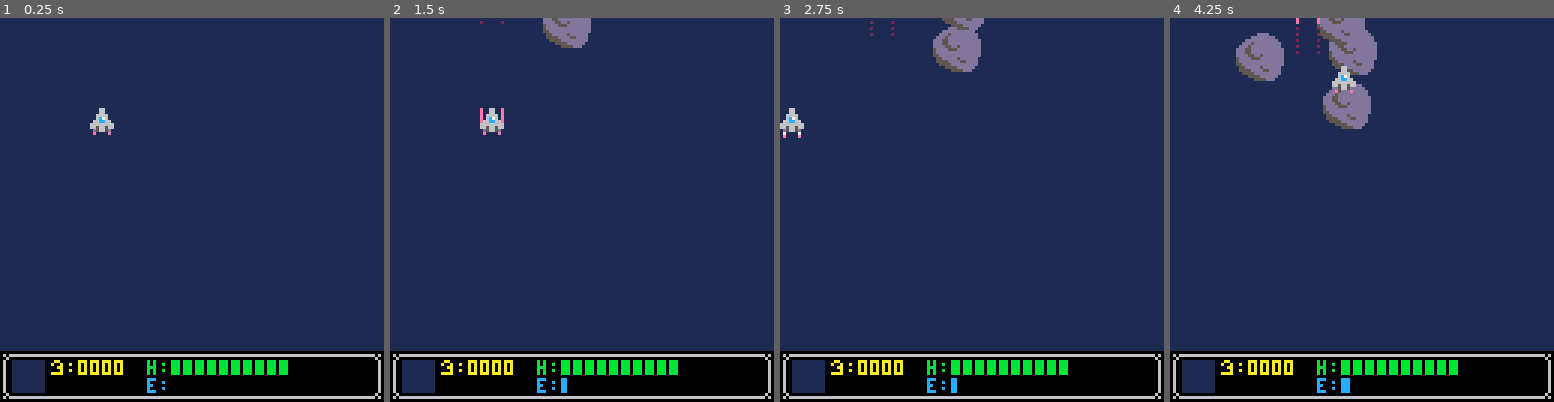
Above: before the commit, frames 1-4 (left to right).
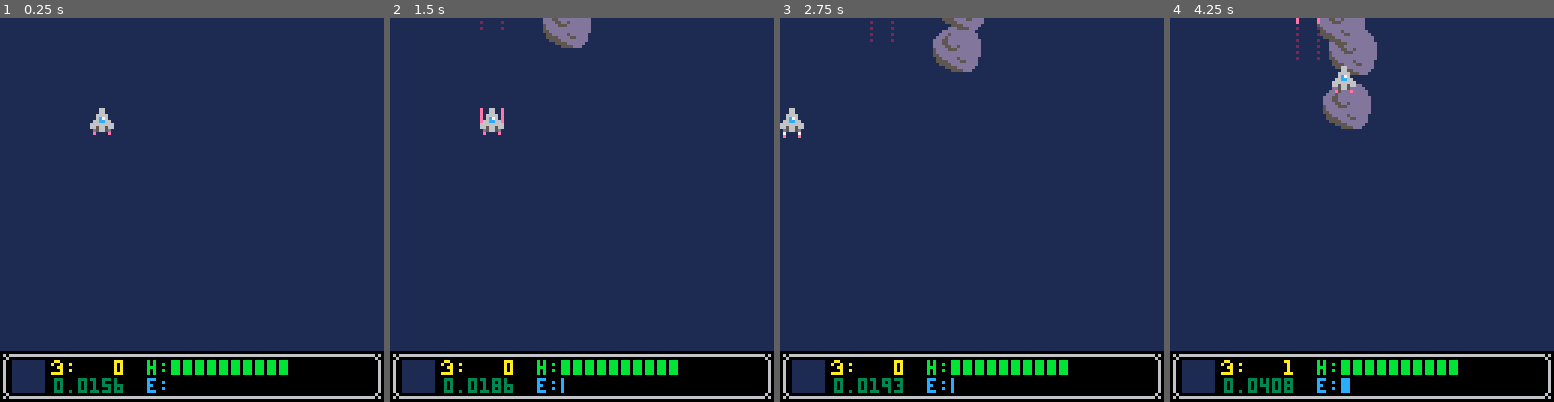
Above: after the commit, the same moments.

Repository: sgilhuly/SHUUT
Game: PICO-8 cartridge shuut.p8
The game is run twice, just before and just after one commit, with the same random seed, the same clock (stepped at 60 frames per second) and the same inputs.
Inputs:
- Up to frame 1 (0.25 s): no input
- Up to frame 2 (1.5 s): tap O (Z key) at 0.33, 0.7, 1.43 s; tap X (X key) at 1.07 s
- Up to frame 3 (2.75 s): hold Left 1.97-2.37 s; tap X (X key) at 2.07, 2.4, 2.73 s; tap O (Z key) at 2.22 s; hold Down from 2.42 s (still down)
- Up to frame 4 (4.25 s): release Down at 2.82 s; hold Right 2.87-3.53 s; tap X (X key) every 0.33 s from 3.07 to 4.07 s; tap O (Z key) at 3.1, 3.98 s; hold Up 3.58-4.08 s; hold Right from 4.13 s (still down)

The runs differ from the first frame. In frame 1, 0.5% of the frame differs, in the area x 14-33%, y 89-98%; in frame 2, 0.6%; in frame 3, 0.6%; in frame 4, 1.9%, in the area x 14-40%, y 3-98%.

Commit message:
Restructure object definition, class structure

Diff:
--- a/shuut.p8
+++ b/shuut.p8
@@ -3,64 +3,50 @@
 __lua__
 -- asdf
 
-px = 30
-py = 30
-ps = 2
-pcharge = 0.25  -- min 0.25 to line up ui meter
-php = 10
-ymax = 128-17
-
-cooldown = 0
-max_cooldown = 10
-paused = false
-rock_counter = 0
+is_debug=true
+
+ymax=128-17
+max_cooldown=10
+
+paused=false
+rock_counter=0
 
 function _init()
- bullet = {}
- rock = {}
- smoke = {}
- part = {}
+ object={}
+ -- player singleton
+ p=make_object(1,30,30)
 end
 
 function _update()
- if (btnp(5)) paused = not paused
+ if (is_debug and btnp(5)) paused=not paused
  if (paused and not btnp(4)) return
 
- ps = 4
- if (btn(4)) ps = 2
- if (btn(0)) px -= ps
- if (btn(1)) px += ps
- if (btn(2)) py -= ps
- if (btn(3)) py += ps
- px = clamp(px,0,120)
- py = clamp(py,0,ymax-10)
-
- foreach(bullet, move_bullet)
- foreach(rock, move_rock)
- foreach(smoke, move_smoke)
- foreach(part, move_part)
-
- for b in all(bullet) do
-  for r in all(rock) do
-   -- aabb(b, r)
-   if (sphere_col(b,r)) then
-    b.hp-=1
-    r.hp-=1
-   end
-   if (b.hp <= 0) kill_bullet(b)
-   if (r.hp <= 0) kill_rock(r)
-  end
- end
-
- if (cooldown > 0) then
-  cooldown -= 1
+ local ps=2
+ if (not btn(4)) ps*=2
+ if (btn(0)) p.x-=ps
+ if (btn(1)) p.x+=ps
+ if (btn(2)) p.y-=ps
+ if (btn(3)) p.y+=ps
+ p.x=clamp(p.x,0,120)
+ p.y=clamp(p.y,0,ymax-10)
+
+ for a in all(object) do
+  a:move()
+ end
+
+ check_collisions()
+
+ if (p.cooldown>0) then
+  p.cooldown-=1
  elseif (btn(4)) then
-  make_bullet(px, py)
-  make_bullet(px+7, py)
-  cooldown = max_cooldown
- end
- if (not btn(4) and pcharge<10) pcharge += .02
-
+  make_bullet(p.x, p.y)
+  make_bullet(p.x+7, p.y)
+  p.cooldown=max_cooldown
+ end
+ if (not btn(4) and p.charge<10) p.charge+=.02
+
+ -- add 1-2 to counter
+ -- to approximate normal distribution
  rock_counter+=1+rnd()
  if (rock_counter>20) then
   make_rock()
@@ -70,11 +56,10 @@
 
 function _draw()
  cls(1)
- foreach(rock, draw_rock)
- foreach(smoke, draw_smoke)
- foreach(part, draw_part)
- foreach(bullet, draw_bullet)
- draw_player()
+ for a in all(object) do
+  a:draw()
+ end
+ draw_player(p)
 
  -- draw ui
  -- ui is 17 pixels tall
@@ -95,135 +80,216 @@
 
  -- hud contents
  spr(5,17,114)
- print(":0000",22,114,10)
+ print(":",22,114,10)
+ local s=tostr(p.gold)
+ print(s,42-4*#s,114,10)
+ print(tostr(stat(1)),18,120,3)
  print("h:",49,114,11)
  print("e:",49,120,12)
 
  -- meters
  -- block fill pattern
  fillp(0x8888)
- rectfill(56,114,56+php*4,118,11)
+ rectfill(56,114,56+p.hp*4,118,11)
  color(12)
- if (pcharge>=10) color(7)
- rectfill(56,120,55+min(pcharge,10)*4,124)
+ if (p.charge>=10) color(7)
+ rectfill(56,120,55+clamp(p.charge,.25,10)*4,124)
  fillp()
-
-end
+end
+
+function check_collisions()
+ -- objects that ran out of hp in the check
+ -- instead of calling del or kill in loop
+ local to_kill={}
+
+ -- TODO: more efficient?
+ for i=1,#object do
+  for j=i+1,#object do
+   local a=object[i]
+   local b=object[j]
+   if (collides(a) and collides(b) and (a.c_flag&b.c_hits!=0)) then
+    if (sphere_col(a,b)) then
+     a.hp-=b.dmg
+     b.hp-=a.dmg
+     if (a.hp<=0) add(to_kill,a)
+     if (b.hp<=0) add(to_kill,b)
+    end
+   end
+  end
+ end
+
+ for a in all(to_kill) do
+  a:kill()
+  del(object,a)
+ end
+end
+
+function collides(a)
+ -- note: 0 evaluates to true!
+ return (a.hp>0 and a.c_flag!=0)
+end
+
+
+-- for b in all(bullet) do
+--  for r in all(rock) do
+--   if (sphere_col(b,r)) then
+--    b.hp-=1
+--    r.hp-=1
+--   end
+--   if (b.hp <= 0) kill_bullet(b)
+--   if (r.hp <= 0) kill_rock(r)
+--  end
+-- end
 
 -->8
 -- wa
 
-bullets = {}
-
-function draw_player()
- spr(1, px, py)
-
+function draw_player(a)
  -- draw engine lights
- color(14)
- if (time()%0.4<0.2) then
-  line(px+1, py+9, px+1, py+9)
-  line(px+6, py+9, px+6, py+9)
-  color(7)
- end
- line(px+1, py+8, px+1, py+8)
- line(px+6, py+8, px+6, py+8)
-end
-
-function draw_bullet(b)
- --pset(b.x, b.y, 11)
- line(b.x, b.y, b.x, b.y+b.h-1, 14)
- --line(b.x, b.y+4, b.x, b.y+7, 3)
-end
-
-function move_bullet(b)
- b.y -= 4
-
- for y=5,7,2 do
-  make_smoke(b.x, b.y+y, 2, 4)
- end
-
- if (b.y < -4) del(bullet, b)
-end
-
-function draw_smoke(s)
- pset(s.x, s.y, s.c)
-end
-
-function draw_part(p)
- spr(p.f, p.x, p.y)
-end
-
-function move_smoke(s)
- s.x+=s.dx
- s.y+=s.dy
- s.t -= 1
- if (s.t <= 0) del(smoke, s)
-end
-
-function move_part(p)
- p.f += p.df
- p.t -= 1
- if (p.t <= 0) del(part, p)
-end
-
-function move_rock(r)
- r.y += r.dy
- if (r.y > ymax) del(rock, r)
-end
-
-function draw_rock(r)
- spr(14, r.x, r.y,2,2)
- -- map(0,0,r.x,r.y,2,2)
-end
-
-function kill_bullet(b)
- make_particle(b.x-3, b.y-3, 2, 0.34, 6)
- del(bullet, b)
-end
-
-function kill_rock(r)
- del(rock, r)
+ local yo=7
+ if (time()%0.4<0.2) yo=8
+ spr(17,a.x,a.y+yo)
+
+ draw_object(a)
+end
+
+function move_bullet(a)
+ move_object(a)
+ make_object(7,a.x,a.y+7)  -- bullet smoke
+
+ if (a.y<-6) del(object,a)
+end
+
+function move_rock(a)
+ move_object(a)
+ if (a.y>ymax) then
+  del(object,a)
+ end
+end
+
+function kill_bullet(a)
+ make_object(2,a.x-3,a.y-3)
+end
+
+function kill_rock(a)
+ p.gold+=1
 end
 
 -->8
--- guf
+-- object constructors
+
+function pass() end
+
+function make_object(f,x,y,dx,dy)
+ local a={
+  -- position, sprite, sprite size
+  f=f, x=x, y=y, fs=1,
+  -- speed
+  dx=dx or 0, dy=dy or 0,
+  -- collision offset, radius
+  xo=0, yo=0, r=0,
+  -- health, damage
+  hp=1, dmg=1,
+  -- collision flag, flags to hit
+  -- collision is checked if a.c_flag&b.c_hits
+  c_flag=0, c_hits=0,
+  -- functions
+  move=move_object,
+  draw=draw_object,
+  -- note: kill function doesn't call del()
+  kill=pass,
+  -- optional:
+  -- t: lifetime in frames
+  -- df: frame speed (TODO: better anim code)
+ }
+
+ -- apply specialization
+ for k,v in pairs(specs[f]) do
+  a[k]=v
+ end
+
+ add(object,a)
+ return a
+end
+
+function move_object(a)
+ a.x+=a.dx
+ a.y+=a.dy
+
+ if (a.t) then
+  a.t-=1
+  if (a.t<=0) del(object,a)
+ end
+
+ if (a.df) a.f+=a.df
+end
+
+function draw_object(a)
+ spr(a.f,a.x,a.y,a.fs,a.fs)
+end
 
 function make_bullet(x,y)
- local b = {
-  x=x, y=y, w=1, h=6,
-  hp=1, xo=0, yo=0, r=0.5
- }
- add(bullet, b)
+ make_object(6,x,y)
 end
 
 function make_rock()
  local x=rnd(128-16)
  local y=-20
  local dy=rnd(.5)+.5
- local r = {
-  x=x, y=y, dy=dy, w=16, h=16,
-  hp=4, xo=8, yo=8, r=8
- }
- add(rock, r)
-end
-
-function make_smoke(x,y,c,t,dx,dy)
- local s = {
-  -- coords, colour, time
-  x=x, y=y, c=c, t=t,
-  -- speed (optional)
-  dx=(dx or 0), dy=(dy or 0)
- }
- add(smoke, s)
-end
-
-function make_particle(x,y,f,df,t)
- local p = {
-  -- coords, spr, dspr, time
-  x=x, y=y, f=f, df=df, t=t
- }
- add(part, p)
-end
+ make_object(14,x,y,0,dy)
+end
+
+-->8
+-- object specializations
+
+specs={
+ -- spaceship
+ [1]={
+  hp=10,
+  dmg=2,
+  gold=0,
+  charge=0,
+  cooldown=0,
+  -- c_flag=0b1,
+  -- c_hits=0b10,
+  move=pass,
+  draw=pass,  -- drawn at end
+ },
+ -- bullet star
+ [2]={
+  df=0.34,
+  t=6,
+ },
+ -- bullet
+ [6]={
+  dy=-4,
+  r=0.5,
+  c_flag=0x1,
+  c_hits=0x2,
+  move=move_bullet,
+  kill=kill_bullet,
+ },
+ -- bullet smoke
+ [7]={
+  t=4,
+ },
+ -- rock
+ [14]={
+  fs=2,
+  xo=8,
+  yo=8,
+  r=8,
+  hp=4,
+  c_flag=0x2,
+  c_hits=0x1,
+  move=move_rock,
+  kill=kill_rock,
+ },
+ [48]={
+  t=10,
+ },
+}
+
 -->8
 -- util functions
 
@@ -254,12 +320,12 @@
  return max(min(n, upper), lower)
 end
 __gfx__
-00000000000660000000000000020000000000000aa0000000000000000000000000000000000000000000000000000000000000000000000000000dddd00000
-0000000000066000000e00000020200006066666a00a0000000000000000000000000000000000000000000000000000000000000000000000000dddddddd000
-007007000066660000e7e000020002000060000000aa00000000000000000000000000000000000000000000000000000000000000000000000ddddddddddd00
-00077000006c76000e777e002000002006000000000a0000000000000000000000000000000000000000000000000000000000000000000000ddd5ddddddddd0
-00077000066cc66000e7e0000200020006000000aaaa000000000000000000000000000000000000000000000000000000000000000000000ddd5dddddddddd0
-0070070066666666000e00000020200006000000000000000000000000000000000000000000000000000000000000000000000000000000ddd55ddddddddddd
+00000000000660000000000000020000000000000aa00000e0000000200000000000000000000000000000000000000000000000000000000000000dddd00000
+0000000000066000000e00000020200006066666a00a0000e00000000000000000000000000000000000000000000000000000000000000000000dddddddd000
+007007000066660000e7e000020002000060000000aa0000e000000020000000000000000000000000000000000000000000000000000000000ddddddddddd00
+00077000006c76000e777e002000002006000000000a0000e00000000000000000000000000000000000000000000000000000000000000000ddd5ddddddddd0
+00077000066cc66000e7e0000200020006000000aaaa0000e0000000000000000000000000000000000000000000000000000000000000000ddd5dddddddddd0
+0070070066666666000e0000002020000600000000000000e000000000000000000000000000000000000000000000000000000000000000ddd55ddddddddddd
 0000000066566566000000000002000006000000000000000000000000000000000000000000000000000000000000000000000000000000ddd55ddddddddddd
 000000000d5665d0000000000000000006000000000000000000000000000000000000000000000000000000000000000000000000000000dddd55dd5ddddddd
 00000000070000700000000000000000000000000000000000000000000000000000000000000000000000000000000000000000000000005dddd555dddddddd
